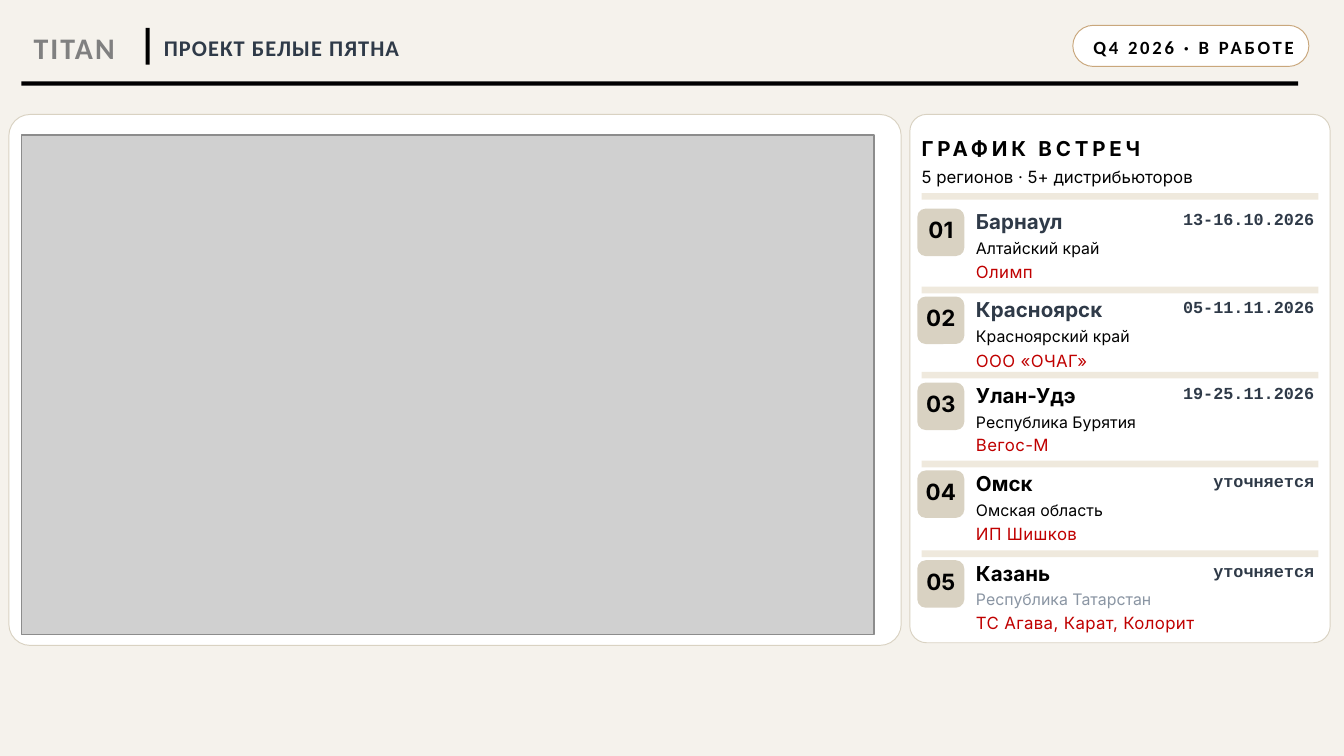
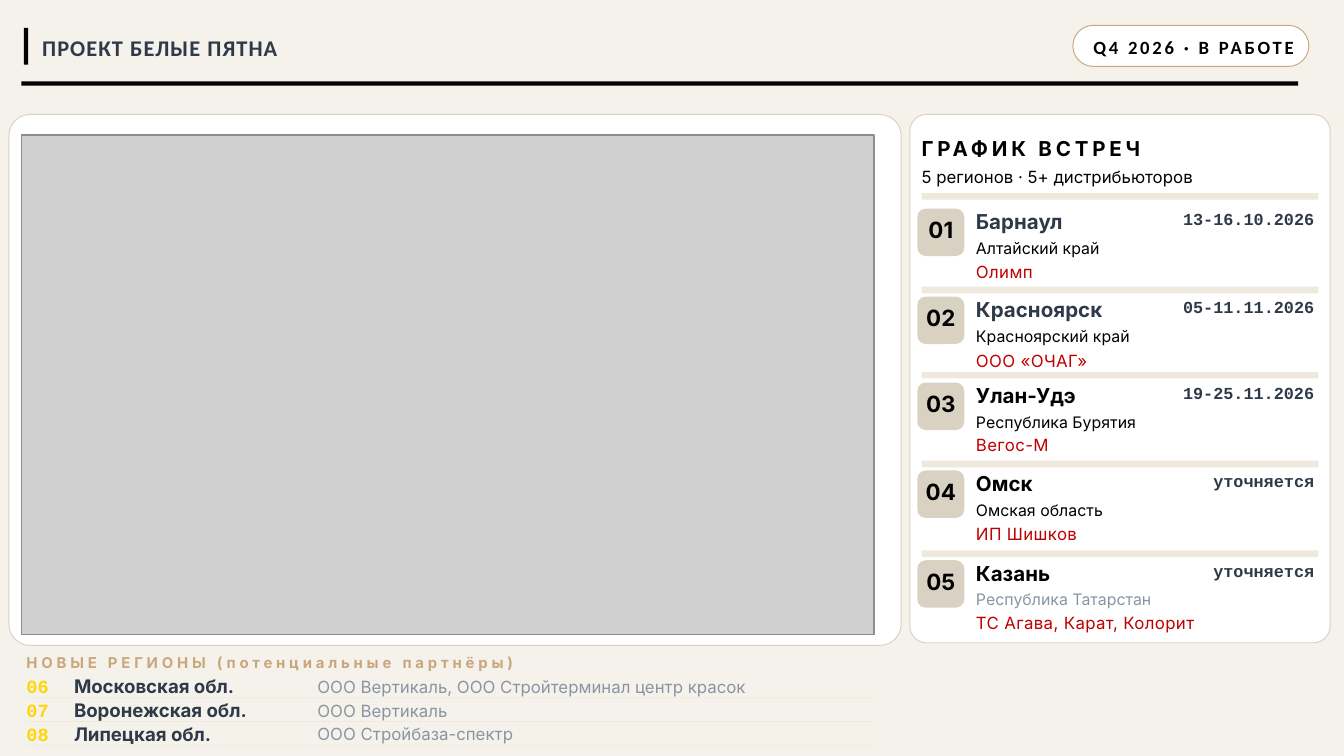
Before and after one commit to Iverson76newcomer/radar-empils, a slide deck: slide 6 of download/Презентация_для_ГД_final.pptx (slide 5 before the commit). Drawn at 1344x756 pixels with LibreOffice and Linux fonts; fonts in the diff are those of the drawing; grey boxes stand for pictures. Boxes give left, top, right and bottom in pixels: in the first picture for what was removed or moved away, otherwise in the second. Text is boxed around its words. In the diff, an @@ line names an element or a change of style, - is before the commit and + after.

```diff
--- a/download/Презентация_для_ГД_final.pptx
+++ b/download/Презентация_для_ГД_final.pptx
@@ rectangle: place and size @@
-rectangle at (145, 28, 149, 65)
+rectangle at (24, 28, 28, 65)
@@ text removed at (34, 39, 115, 59) @@
-TITAN
@@ text "ПРОЕКТ БЕЛЫЕ ПЯТНА": place and size @@
-text "ПРОЕКТ БЕЛЫЕ ПЯТНА" at (164, 41, 399, 56)
+text "ПРОЕКТ БЕЛЫЕ ПЯТНА" at (42, 41, 277, 56)
@@ text added at (26, 656, 513, 671), 8 pt, text #C9A77C, bold @@
+НОВЫЕ РЕГИОНЫ (потенциальные партнёры)
@@ text added at (26, 680, 48, 693), 10 pt, text #FFD60A, bold @@
+06
@@ text added at (74, 679, 234, 693), 10 pt, text #2F3A48, bold @@
+Московская обл.
@@ text added at (317, 680, 746, 697), 9 pt, text #8A95A3 @@
+ООО Вертикаль, ООО Стройтерминал центр красок
@@ text added at (26, 704, 48, 717), 10 pt, text #FFD60A, bold @@
+07
@@ rectangle added at (27, 698, 874, 699), fill #EFE9DD @@
@@ text added at (74, 703, 247, 721), 10 pt, text #2F3A48, bold @@
+Воронежская обл.
@@ text added at (317, 705, 448, 721), 9 pt, text #8A95A3 @@
+ООО Вертикаль
@@ text added at (26, 728, 48, 741), 10 pt, text #FFD60A, bold @@
+08
@@ rectangle added at (27, 722, 874, 723), fill #EFE9DD @@
@@ rectangle added at (27, 745, 874, 746), fill #EFE9DD @@
@@ text added at (74, 727, 211, 744), 10 pt, text #2F3A48, bold @@
+Липецкая обл.
@@ text added at (317, 727, 513, 744), 9 pt, text #8A95A3 @@
+ООО Стройбаза-спектр
```
Also in this commit, not shown: 5 other slides changed, 1 slide added, 1 slide removed, 8 other files.
